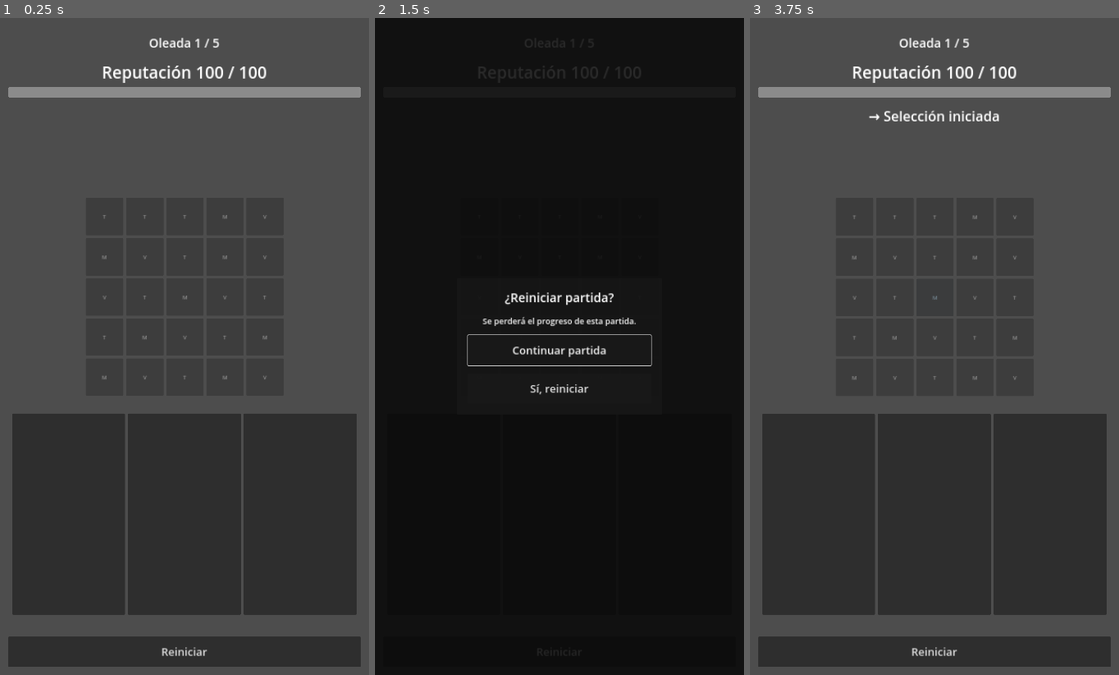
Above: before the commit, frames 1-3 (left to right).
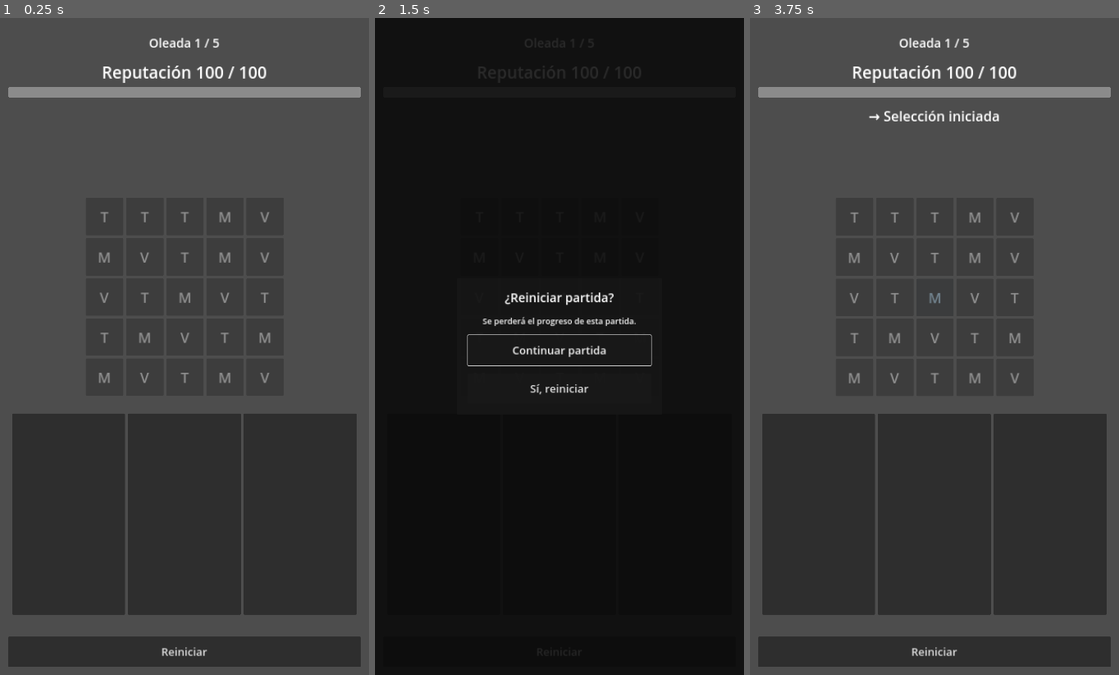
Above: after the commit, the same moments.

Repository: YorshG/LaUltimaTaqueria
Game: Godot game, scene res://scenes/App.tscn
Same seed, same stepped clock (60 frames per second), same inputs: the game is played once before the commit and once after it.
Inputs (mouse positions are in pixels of both pictures, inside the frame that each line leads up to):
- Up to frame 1 (0.25 s): no input
- Up to frame 2 (1.5 s): click "Reiniciar" at 0.5 s; click "Reiniciar" at 1.25 s
- Up to frame 3 (3.75 s): click "Reiniciar" at 2 s; click "Sí, reiniciar" at 2.75 s; tap Enter at 3.5 s; drag from (934, 293) to (971, 201) at 3.52 s

The runs differ from the first frame. In frame 1, 0.5% of the frame differs, in the area x 26-74%, y 29-56%; in frame 2, less than 0.1%; in frame 3, 0.5%.

Commit message:
UI: enlarge board ingredient letters for iPhone legibility

Diff:
--- a/scripts/board/board_view.gd
+++ b/scripts/board/board_view.gd
@@ -165,6 +165,7 @@
 		cell.focus_mode = Control.FOCUS_NONE
 		cell.mouse_filter = Control.MOUSE_FILTER_IGNORE
 		cell.custom_minimum_size = Vector2(52.0, 52.0)
+		cell.add_theme_font_size_override("font_size", 42)
 		cell.size_flags_horizontal = Control.SIZE_EXPAND_FILL
 		cell.size_flags_vertical = Control.SIZE_EXPAND_FILL
 		cell.tooltip_text = ingredient
